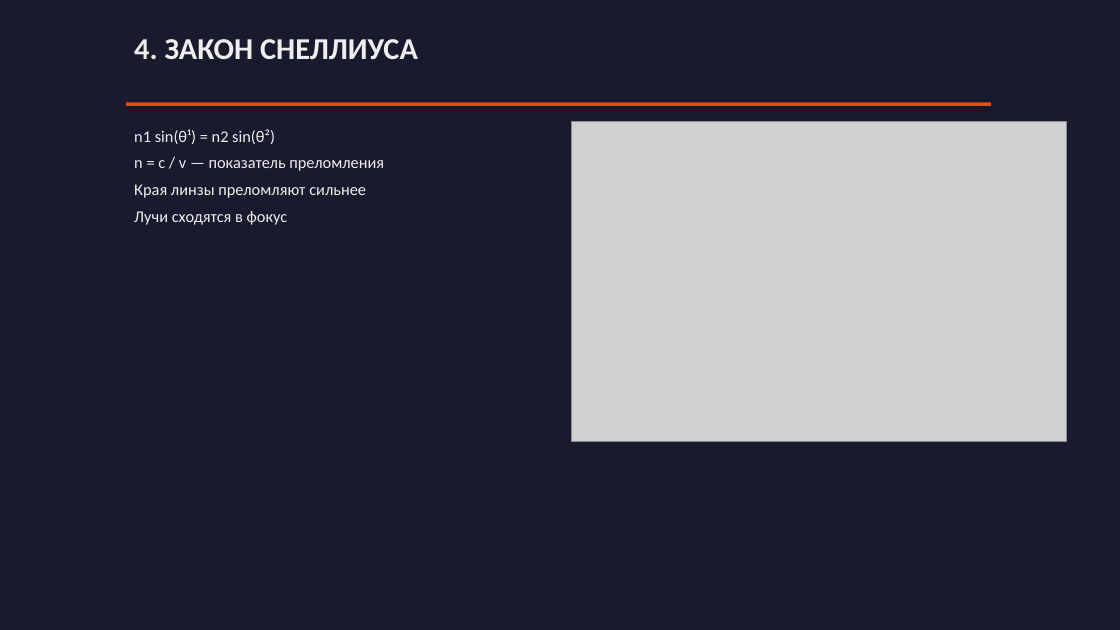
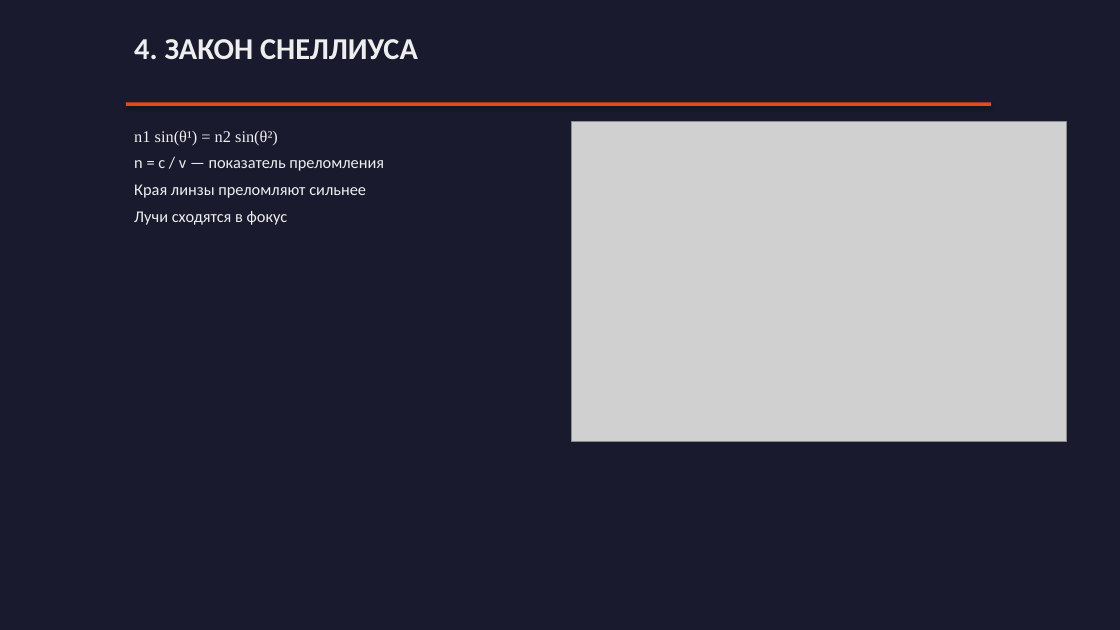
Before and after one commit to Evgeniy-makdak/Lecture-5, a slide deck: slide 4 of Лекция_5_Геометрическая_оптика.pptx. Drawn at 1120x630 pixels with LibreOffice and Linux fonts; fonts in the diff are those of the drawing; grey boxes stand for pictures. Boxes give left, top, right and bottom in pixels: in the first picture for what was removed or moved away, otherwise in the second. Text is boxed around its words. In the diff, an @@ line names an element or a change of style, - is before the commit and + after.

```diff
--- a/Лекция_5_Геометрическая_оптика.pptx
+++ b/Лекция_5_Геометрическая_оптика.pptx
@@ text at [134, 130, 278, 145]: font Calibri to Times New Roman in "n1 sin(θ¹) = n2 sin(θ²)" @@
```
Also in this commit, not shown: 1 other slide changed, 3 other files.
